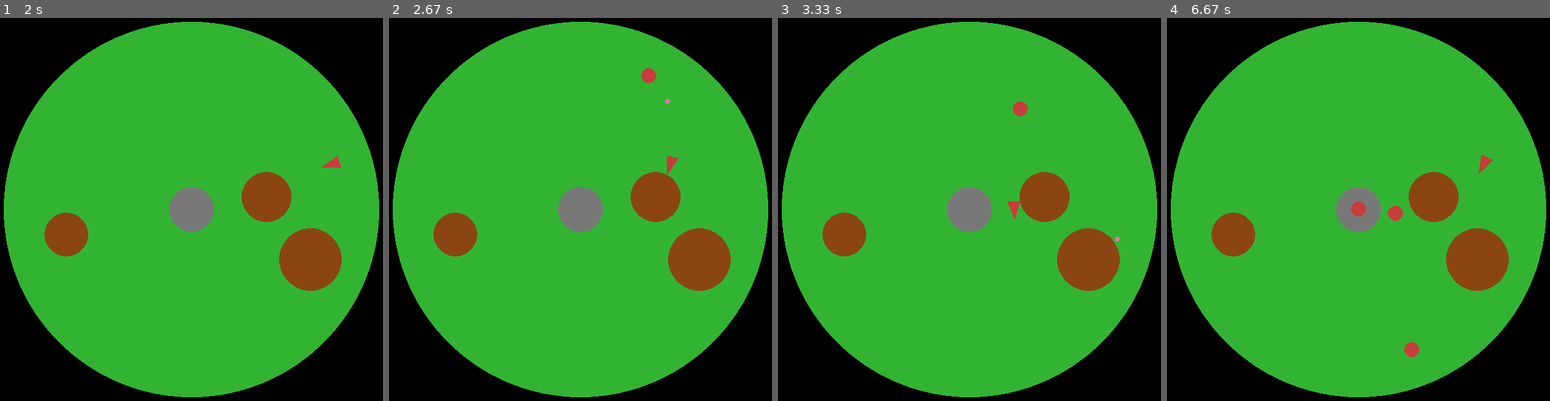
Above: before the commit, frames 1-4 (left to right).
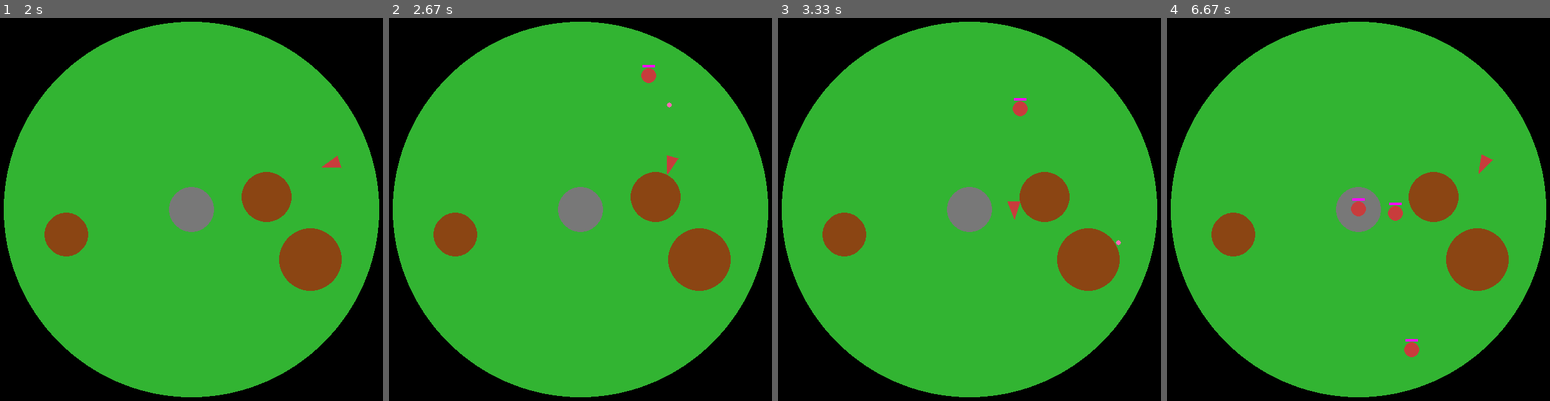
Above: after the commit, the same moments.

Repository: muluken12gg/pygame-alien-defender-game
Game: pygame game, started from main.py
The game is run twice, just before and just after one commit, with the same random seed, the same clock (stepped at 60 frames per second) and the same inputs.
Inputs (mouse positions are in pixels of both pictures, inside the frame that each line leads up to):
- Up to frame 1 (2 s): click (191, 209) at 0.38 s; hold D 0.67-1.13 s; hold W 1.17-1.47 s; hold D 1.5-1.97 s
- Up to frame 2 (2.67 s): click (630, 320) at 2.05 s; hold A from 2.33 s (still down)
- Up to frame 3 (3.33 s): release A at 2.87 s; hold S 2.9-3.2 s; hold A from 3.23 s (still down)
- Up to frame 4 (6.67 s): release A at 3.63 s; hold W 3.67-4.03 s; hold D 4.07-4.7 s; hold S 4.73-5.1 s; hold A 5.13-5.6 s; hold D 5.63-6.1 s; hold W 6.13-6.43 s; hold D from 6.47 s (still down)

Frame 1 is identical in both runs. In frame 2, less than 0.1% of the frame differs, in the area x 66-74%, y 12-24%; in frame 3, less than 0.1%; in frame 4, less than 0.1%, in the area x 48-66%, y 47-85%.

Commit message:
feat: player bullets damage and kill aliens

Diff:
--- a/main.py
+++ b/main.py
@@ -34,6 +34,7 @@
 player_radius = 8
 player_speed = 4
 player_angle = 0
+player_health = 100
 
 base_radius = 36
 
@@ -52,11 +53,13 @@
 bullets = []
 bullet_speed = 8
 bullet_radius = 3
+player_bullet_damage = 10
 
 alien_bullets = []
 alien_bullet_radius = 4
 alien_bullet_speed = 6
 alien_shoot_delay = 90
+alien_bullet_damage = 10
 
 def draw_player(surface, x, y, angle):
     size = 16
@@ -115,36 +118,6 @@
         mouse_y - player_y,
         mouse_x - player_x
     )
-
-    for bullet in bullets[:]:
-        bullet[0] += bullet[2]
-        bullet[1] += bullet[3]
-
-        if math.hypot(bullet[0] - planet_center[0], bullet[1] - planet_center[1]) > planet_radius:
-            bullets.remove(bullet)
-            continue
-
-        for mx, my, mr in mountains:
-            if math.hypot(bullet[0] - mx, bullet[1] - my) < mr:
-                bullets.remove(bullet)
-                break
-
-    for bullet in alien_bullets[:]:
-        bullet[0] += bullet[2]
-        bullet[1] += bullet[3]
-
-        if math.hypot(bullet[0] - planet_center[0], bullet[1] - planet_center[1]) > planet_radius:
-            alien_bullets.remove(bullet)
-            continue
-
-        for mx, my, mr in mountains:
-            if math.hypot(bullet[0] - mx, bullet[1] - my) < mr:
-                alien_bullets.remove(bullet)
-                break
-
-        if math.hypot(bullet[0] - player_x, bullet[1] - player_y) < player_radius:
-            alien_bullets.remove(bullet)
-            break
 
     spawn_time += 1
     if spawn_time >= alien_spawn_delay:
@@ -155,7 +128,8 @@
         aliens.append({
             "x" : ax,
             "y" : ay,
-            "cooldown" : random.randint(30, alien_shoot_delay)
+            "cooldown" : random.randint(30, alien_shoot_delay),
+            "health" : 30
         })
 
     for alien in aliens:
@@ -185,6 +159,48 @@
                 vy
             ])
 
+    for bullet in bullets[:]:
+        bullet[0] += bullet[2]
+        bullet[1] += bullet[3]
+
+        if math.hypot(bullet[0] - planet_center[0], bullet[1] - planet_center[1]) > planet_radius:
+            bullets.remove(bullet)
+            continue
+
+        for mx, my, mr in mountains:
+            if math.hypot(bullet[0] - mx, bullet[1] - my) < mr:
+                bullets.remove(bullet)
+                break
+
+        for alien in aliens[:]:
+            if math.hypot(bullet[0] - alien["x"], bullet[1] - alien["y"]) < alien_radius:
+                alien["health"] -= player_bullet_damage
+                bullets.remove(bullet)
+
+                if alien["health"] <= 0:
+                    aliens.remove(alien)
+                break
+
+    for bullet in alien_bullets[:]:
+        bullet[0] += bullet[2]
+        bullet[1] += bullet[3]
+
+        if math.hypot(bullet[0] - planet_center[0], bullet[1] - planet_center[1]) > planet_radius:
+            alien_bullets.remove(bullet)
+            continue
+
+        for mx, my, mr in mountains:
+            if math.hypot(bullet[0] - mx, bullet[1] - my) < mr:
+                alien_bullets.remove(bullet)
+                break
+
+        if math.hypot(bullet[0] - player_x, bullet[1] - player_y) < player_radius:
+            player_health -= alien_bullet_damage
+            alien_bullets.remove(bullet)
+
+
+            break
+
     screen.fill(black)
     pygame.draw.circle(screen, green, planet_center, planet_radius)
     pygame.draw.circle(screen, gray, planet_center, base_radius)
@@ -192,6 +208,20 @@
 
     for alien in aliens:
         pygame.draw.circle(screen, red, (int(alien["x"]), int(alien["y"])), alien_radius)
+
+        bar_width = 20
+        bar_height =4
+        health_ratio = alien["health"]/30
+
+        pygame.draw.rect(screen,
+                         magenta,
+                         (
+                            alien["x"] - bar_width//2,
+                            alien["y"] - alien_radius - 5,
+                            bar_width * health_ratio,
+                            bar_height
+                            )
+                        )
 
     for mx, my, mr in mountains:
         pygame.draw.circle(screen, brown, (mx, my), mr)
